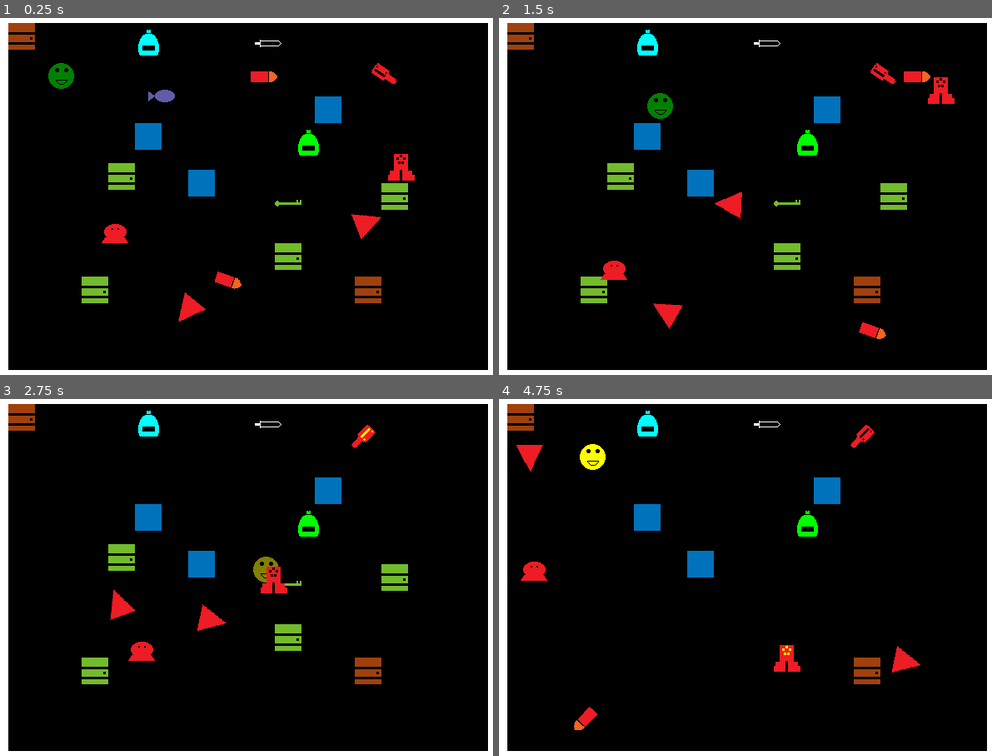
Above: before the commit, frames 1-4 (two rows, left to right).
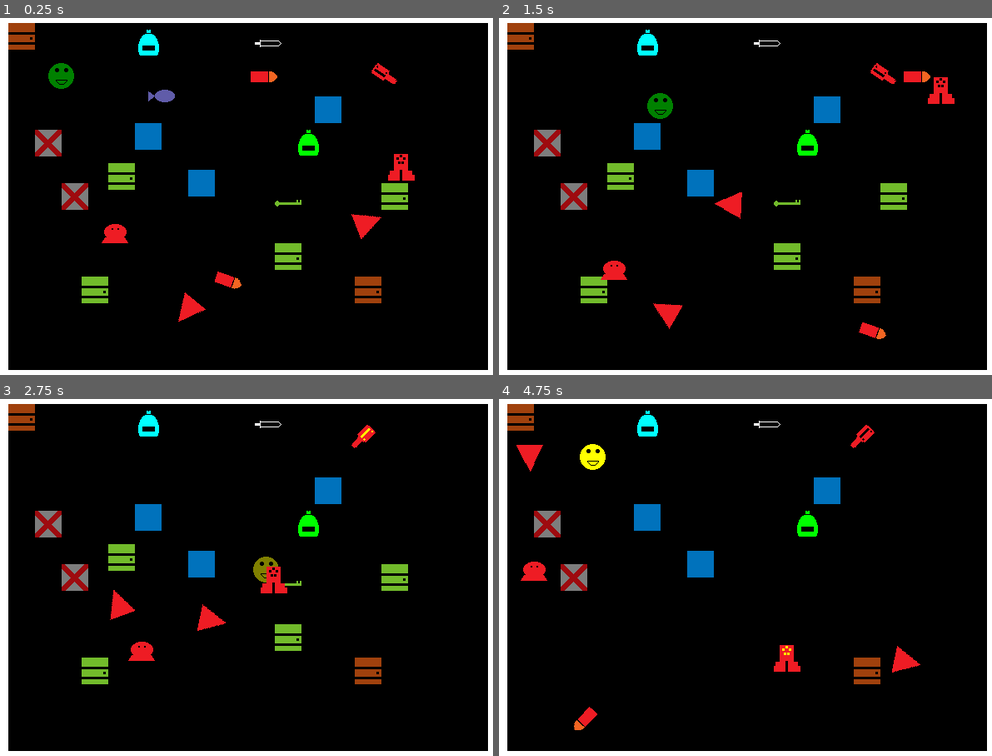
Above: after the commit, the same moments.

Repository: andOlga/game-off-2024
Game: Godot game, scene res://rooms/test_scene.tscn
Two runs of this game, one before a commit and one after it. Both use one fixed random seed, a clock stepped at 60 frames per second and the inputs below. This scene is started directly instead of the project's main scene. Sound files missing from this copy of the repository are replaced by a short silence.
Inputs:
- Up to frame 1 (0.25 s): no input
- Up to frame 2 (1.5 s): tap Enter (action_pause) at 0.5 s; hold Right (move_right) 0.53-1.28 s; tap X (action_item) at 0.6 s; hold Down (move_down) from 1.28 s (still down); tap Space (action_select) at 1.35 s
- Up to frame 3 (2.75 s): release Down (move_down) at 2.03 s; hold Right (move_right) from 2.03 s (still down); tap Z (action_sword) at 2.1 s
- Up to frame 4 (4.75 s): release Right (move_right) at 2.78 s; hold Up (move_up) 2.78-3.53 s; tap X (action_item) at 2.85 s; hold Left (move_left) from 3.53 s (still down); tap Space (action_select) at 3.6 s; tap Z (action_sword) at 4.35 s

The runs differ from the first frame. In frame 1, 0.8% of the frame differs, in the area x 7-18%, y 31-54%; in frame 2, 0.8%; in frame 3, 0.8%; in frame 4, 0.8%.

Commit message:
Implement PressurePlate

Diff:
--- /dev/null
+++ b/game_objects/interactives/pressure_plate.gd
@@ -0,0 +1,27 @@
+@icon("res://sprite_images/sPressurePlateOn.png")
+
+class_name PressurePlate extends Node2D
+
+signal toggled(new_state: bool)
+
+const tex_on := preload("res://sprite_images/sPressurePlateOn.png")
+const tex_off := preload("res://sprite_images/sPressurePlateOff.png")
+
+@export var stays_on := false
+var pressed := false
+
+func toggle_state():
+	pressed = not pressed
+	if pressed:
+		$Sprite.texture = tex_on
+		$OnSFX.play()
+	else:
+		$Sprite.texture = tex_off
+		$OffSFX.play()
+	toggled.emit(pressed)
+
+func _on_hitbox_interacted(body: Node2D) -> void:
+	if pressed and stays_on:
+		return
+	if body is Player: # TODO: add GloveBox here
+		toggle_state()
--- /dev/null
+++ b/game_objects/interactives/pressure_plate.tscn
@@ -0,0 +1,31 @@
+[gd_scene load_steps=5 format=3 uid="uid://c488sxldu3dw3"]
+
+[ext_resource type="Script" uid="uid://dfha8xi3fjqma" path="res://game_objects/interactives/pressure_plate.gd" id="1_2ohjl"]
+[ext_resource type="Texture2D" uid="uid://tjtbmswlu14g" path="res://sprite_images/sPressurePlateOff.png" id="1_5ab2g"]
+[ext_resource type="AudioStream" uid="uid://crpb5uo4s70oc" path="res://sounds/aToggle.wav" id="3_bkw0d"]
+
+[sub_resource type="RectangleShape2D" id="RectangleShape2D_5ab2g"]
+size = Vector2(32, 32)
+
+[node name="PressurePlate" type="Node2D"]
+script = ExtResource("1_2ohjl")
+
+[node name="Sprite" type="Sprite2D" parent="."]
+position = Vector2(16, 16)
+texture = ExtResource("1_5ab2g")
+
+[node name="Hitbox" type="Area2D" parent="."]
+
+[node name="HitArea" type="CollisionShape2D" parent="Hitbox"]
+position = Vector2(16, 16)
+shape = SubResource("RectangleShape2D_5ab2g")
+
+[node name="OnSFX" type="AudioStreamPlayer" parent="."]
+stream = ExtResource("3_bkw0d")
+pitch_scale = 1.5
+
+[node name="OffSFX" type="AudioStreamPlayer" parent="."]
+stream = ExtResource("3_bkw0d")
+
+[connection signal="body_entered" from="Hitbox" to="." method="_on_hitbox_interacted"]
+[connection signal="body_exited" from="Hitbox" to="." method="_on_hitbox_interacted"]
--- a/rooms/test_scene.tscn
+++ b/rooms/test_scene.tscn
@@ -16,6 +16,7 @@
 [ext_resource type="PackedScene" uid="uid://dgm381ol6g6ra" path="res://game_objects/enemies/turret.tscn" id="14_fbuy2"]
 [ext_resource type="PackedScene" uid="uid://cygww4jc03oac" path="res://game_objects/enemies/walker.tscn" id="15_tbfmt"]
 [ext_resource type="PackedScene" uid="uid://cdmvtimmcv48g" path="res://game_objects/obstacles/room_exit.tscn" id="16_fcyy2"]
+[ext_resource type="PackedScene" uid="uid://c488sxldu3dw3" path="res://game_objects/interactives/pressure_plate.tscn" id="17_0w6vg"]
 
 [sub_resource type="Curve2D" id="Curve2D_tbfmt"]
 _data = {
@@ -125,3 +126,10 @@
 [node name="RoomExit2" parent="." instance=ExtResource("16_fcyy2")]
 position = Vector2(32, 32)
 goal = SubResource("GDScript_0w6vg")
+
+[node name="PressurePlate" parent="." instance=ExtResource("17_0w6vg")]
+position = Vector2(64, 160)
+
+[node name="PressurePlate2" parent="." instance=ExtResource("17_0w6vg")]
+position = Vector2(96, 224)
+stays_on = true
Not shown, added: game_objects/interactives/pressure_plate.gd.uid
Not shown: 1 places in rooms/test_scene.tscn that only renumber resources
